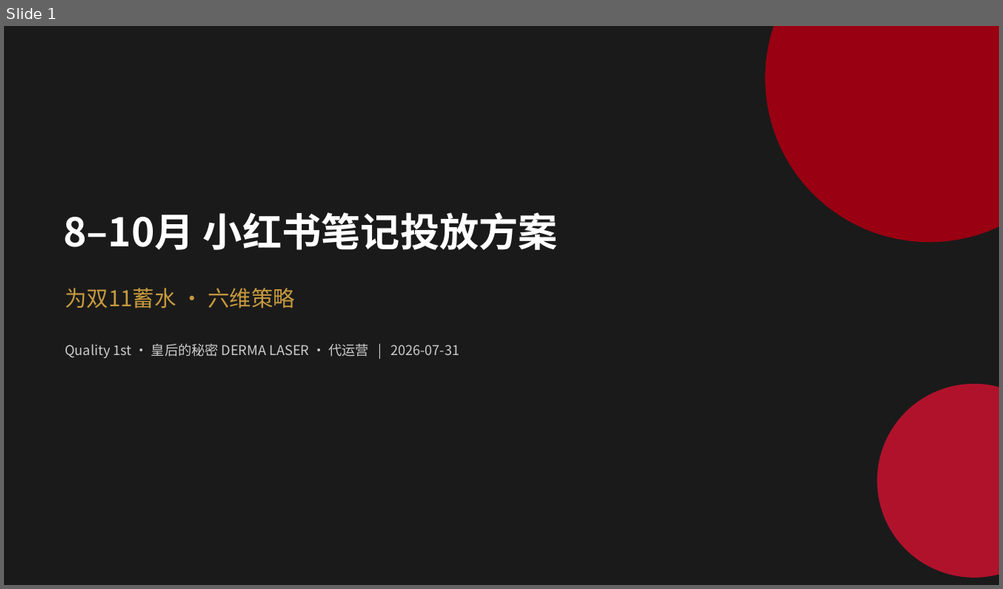
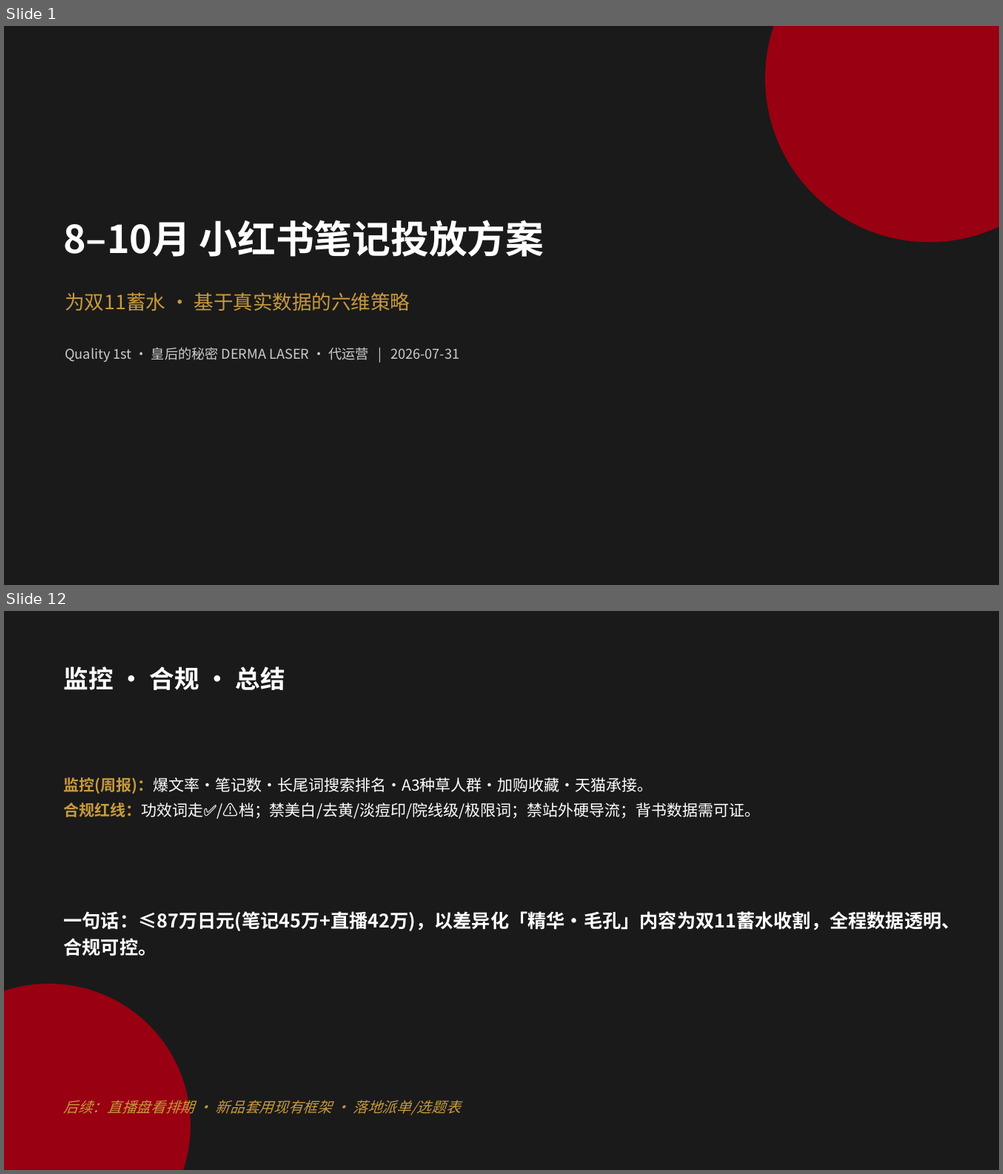
Before and after one commit to caowenwen-boop/-, a slide deck: docs/工作/04-营销推广/代运营-Quality1st/8-10月笔记投放/8-10月小红书笔记投放方案.pptx. Shown one above the other, each under a label of ours: slide 1 before the commit, slides 1 and 12 after it; the slides between them are not shown. The pictures are 1003x589 and 1003x1174 pixels, drawn with LibreOffice and Linux fonts; fonts in the diff are those of the drawing. Boxes give left, top, right and bottom in pixels: in the first picture for what was removed or moved away, otherwise in the second. Text is boxed around its words. In the diff, an @@ line names an element or a change of style, - is before the commit and + after.

```diff
--- a/docs/工作/04-营销推广/代运营-Quality1st/8-10月笔记投放/8-10月小红书笔记投放方案.pptx
+++ b/docs/工作/04-营销推广/代运营-Quality1st/8-10月笔记投放/8-10月小红书笔记投放方案.pptx
@@ slide 12 added at bbox=[4, 611, 999, 1170], background #1A1A1A @@
@@ text added at bbox=[63, 667, 285, 690], 24 pt, text #FFFFFF, bold @@
+监控 · 合规 · 总结
@@ text added at bbox=[63, 777, 760, 819], 15 pt, text #FFFFFF @@
+监控(周报)：爆文率·笔记数·长尾词搜索排名·A3种草人群·加购收藏·天猫承接。
+合规红线：功效词走✅/⚠️档；禁美白/去黄/淡痘印/院线级/极限词；禁站外硬导流；背书数据需可证。
@@ text added at bbox=[63, 911, 959, 957], 18 pt, text #FFFFFF, bold @@
+一句话：≤87万日元(笔记45万+直播42万)，以差异化「精华·毛孔」内容为双11蓄水收割，全程数据透明、合规可控。
@@ ellipse added at bbox=[4, 984, 190, 1170], fill #990011 @@
@@ text added at bbox=[63, 1097, 461, 1116], 14 pt, text #C79A3E, italic @@
+后续：直播盘看排期 · 新品套用现有框架 · 落地派单/选题表
@@ slide 1 changed as well @@
@@ text "8–10月 小红书笔记投放方案": place and size @@
-text "8–10月 小红书笔记投放方案" at bbox=[63, 212, 558, 250]
+text "8–10月 小红书笔记投放方案" at bbox=[63, 220, 544, 257]
@@ text "8–10月 小红书笔记投放方案" at bbox=[63, 220, 544, 257]: size 38 to 37 pt @@
@@ text at bbox=[65, 292, 410, 311]: text changed; size 21 to 19 pt @@
-为双11蓄水 · 六维策略
+为双11蓄水 · 基于真实数据的六维策略
@@ text "Quality 1st · 皇后的秘密 DERMA ...": place and size @@
-text "Quality 1st · 皇后的秘密 DERMA ..." at bbox=[65, 343, 459, 358]
+text "Quality 1st · 皇后的秘密 DERMA ..." at bbox=[65, 347, 459, 362]
@@ ellipse removed at bbox=[877, 384, 999, 578] @@
```
Also in this commit, not shown: 6 other slides changed, 4 other slides added, 4 slides removed, 2 other files.
